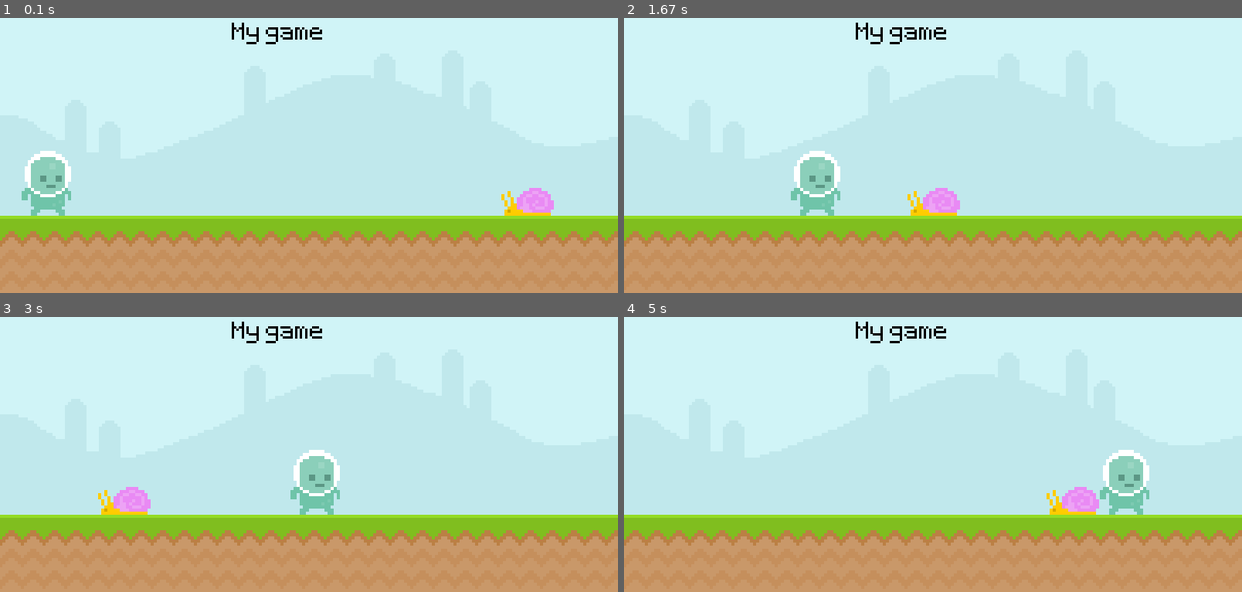
Above: before the commit, frames 1-4 (two rows, left to right).
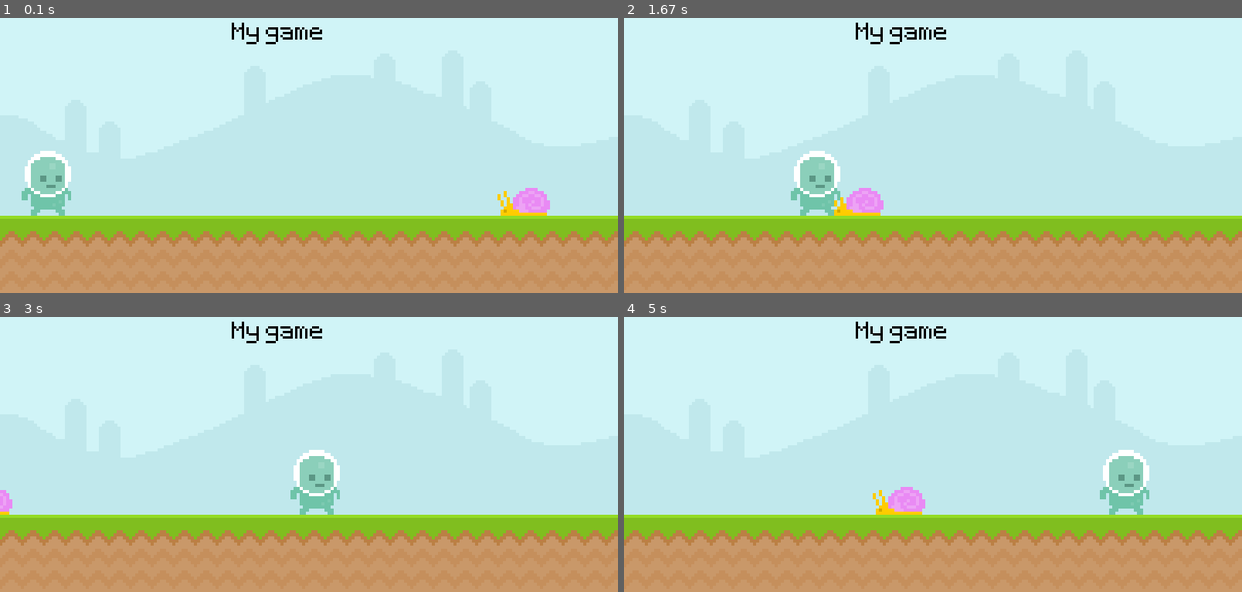
Above: after the commit, the same moments.

Repository: coding-zero-1/Basic-pygame-project
Game: pygame game, started from main.py
Two runs of this game, one before a commit and one after it. Both use one fixed random seed, a clock stepped at 60 frames per second and the inputs below.
Inputs:
- Up to frame 1 (0.1 s): no input
- Up to frame 2 (1.67 s): no input
- Up to frame 3 (3 s): no input
- Up to frame 4 (5 s): no input

The runs differ from the first frame. In frame 1, 0.4% of the frame differs, in the area x 80-90%, y 61-72%; in frame 2, 1.2%; in frame 3, 0.8%; in frame 4, 1.3%, in the area x 40-77%, y 61-72%.

Commit message:
added some extra things in main.py

Diff:
--- a/main.py
+++ b/main.py
@@ -3,13 +3,15 @@
 
 pygame.init()
 screen = pygame.display.set_mode((800,400))
-pygame.display.set_caption('Mario clone')
+pygame.display.set_caption('Infinite runner')
 clock = pygame.time.Clock()
+score_value='0'
 
 sky_surface = pygame.image.load('Basic-pygame-project/graphics/Sky.png').convert()
 ground_surface=pygame.image.load('Basic-pygame-project/graphics/ground.png').convert()
 test_font = pygame.font.Font('Basic-pygame-project/font/Pixeltype.ttf',50)
 test_surface = test_font.render('My game',False,'Black')
+
 snail_surface = pygame.image.load('Basic-pygame-project/graphics/snail/snail1.png').convert_alpha()
 snail_rectange=snail_surface.get_rect(midbottom=(700,300))
 # snail_position=700
@@ -27,8 +29,8 @@
     screen.blit(ground_surface,(0,300))
     screen.blit(test_surface,(300,50))
     screen.blit(snail_surface,snail_rectange)
-    snail_rectange.left-=3
-    if snail_rectange.left<0:
+    snail_rectange.left-=4
+    if snail_rectange.right<0:
         snail_rectange.right=850
     '''
     snail_position-=3
@@ -37,5 +39,7 @@
     screen.blit(player_surface,player_rectangle)
     player_rectangle.left+=2
 
+    if player_rectangle.colliderect(snail_rectange):
+        print('Collision')
     pygame.display.update()
     clock.tick(60)
